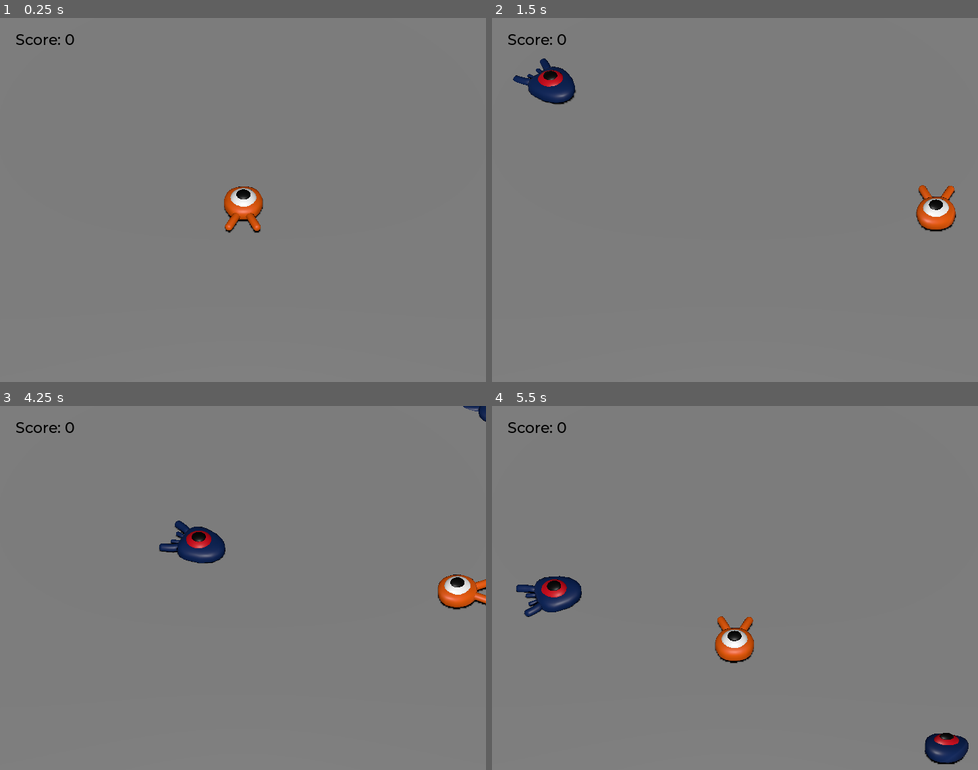
Above: before the commit, frames 1-4 (two rows, left to right).
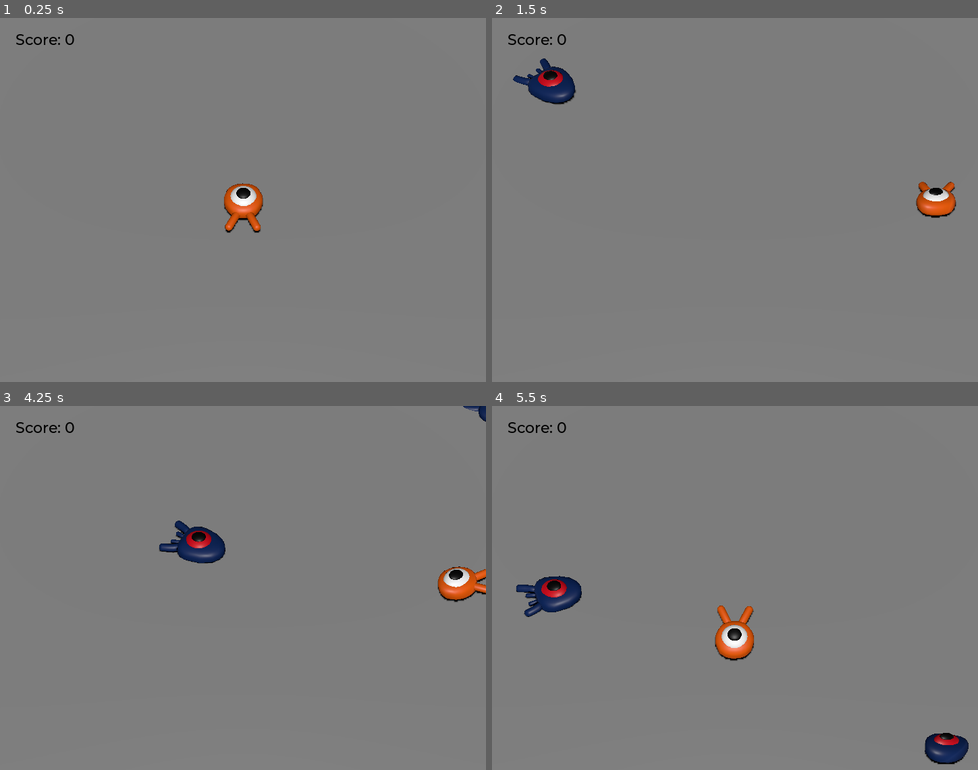
Above: after the commit, the same moments.

Repository: jcarnaxide/squash-the-creeps
Game: Godot game, scene res://src/Main.tscn
The game is run twice, just before and just after one commit, with the same random seed, the same clock (stepped at 60 frames per second) and the same inputs.
Inputs:
- Up to frame 1 (0.25 s): no input
- Up to frame 2 (1.5 s): tap Enter (ui_accept) at 0.5 s; hold Right (move_right) 0.53-1.28 s; tap Space (jump) at 0.6, 0.77, 1.07, 1.35 s; hold Down (move_back) from 1.28 s (still down)
- Up to frame 3 (4.25 s): tap Space (jump) at 1.52, 1.82, 2.1, 2.85, 3.02, 3.32, 3.6, 3.77, 4.07 s; release Down (move_back) at 2.03 s; hold Right (move_right) 2.03-2.78 s; hold Up (move_forward) 2.78-3.53 s; hold Left (move_left) from 3.53 s (still down)
- Up to frame 4 (5.5 s): tap Space (jump) at 4.35, 4.52, 4.82, 5.1 s; release Left (move_left) at 5.03 s; hold Down (move_back) from 5.03 s (still down)

The runs differ from the first frame. In frame 1, 0.3% of the frame differs, in the area x 46-55%, y 45-60%; in frame 2, 0.9%, in the area x 87-96%, y 45-59%; in frame 3, 0.9%; in frame 4, 0.7%.

Commit message:
started animation, need to setup for mobs

Diff:
--- a/src/Player.gd
+++ b/src/Player.gd
@@ -34,6 +34,10 @@
 		direction = direction.normalized()
 		$Pivot.look_at(position + direction, Vector3.UP)
 
+		$AnimationPlayer.speed_scale = 4
+	else:
+		$AnimationPlayer.speed_scale = 1
+
 	# Ground Velocity
 	target_velocity.x = direction.x * speed
 	target_velocity.z = direction.z * speed
@@ -64,6 +68,8 @@
 				mob.squash()
 				target_velocity.y = bounce_impulse
 
+	$Pivot.rotation.x = PI / 6 * velocity.y / jump_impulse
+
 	# Moving the Character
 	velocity = target_velocity
 	move_and_slide()
--- a/src/Player.tscn
+++ b/src/Player.tscn
@@ -9,6 +9,68 @@
 [sub_resource type="CylinderShape3D" id="CylinderShape3D_08bcv"]
 height = 0.326644
 radius = 1.2658
+
+[sub_resource type="Animation" id="Animation_lwip8"]
+resource_name = "float"
+length = 1.2
+loop_mode = 1
+tracks/0/type = "value"
+tracks/0/imported = false
+tracks/0/enabled = true
+tracks/0/path = NodePath("Pivot/Character:position")
+tracks/0/interp = 1
+tracks/0/loop_wrap = true
+tracks/0/keys = {
+"times": PackedFloat32Array(0.2, 0.7, 1.2),
+"transitions": PackedFloat32Array(0.392292, 2, 1),
+"update": 0,
+"values": [Vector3(0, 0, 0), Vector3(0, 0.65, 0), Vector3(0, 0.35, 0)]
+}
+tracks/1/type = "value"
+tracks/1/imported = false
+tracks/1/enabled = true
+tracks/1/path = NodePath("Pivot/Character:rotation")
+tracks/1/interp = 1
+tracks/1/loop_wrap = true
+tracks/1/keys = {
+"times": PackedFloat32Array(0.1, 0.5, 1.2),
+"transitions": PackedFloat32Array(0.392292, 0.466516, 1),
+"update": 0,
+"values": [Vector3(0, 0, 0), Vector3(0.139626, 0, 0), Vector3(-0.15708, 0, 0)]
+}
+
+[sub_resource type="Animation" id="Animation_66bv5"]
+length = 0.001
+tracks/0/type = "value"
+tracks/0/imported = false
+tracks/0/enabled = true
+tracks/0/path = NodePath("Pivot/Character:position")
+tracks/0/interp = 1
+tracks/0/loop_wrap = true
+tracks/0/keys = {
+"times": PackedFloat32Array(0),
+"transitions": PackedFloat32Array(1),
+"update": 0,
+"values": [Vector3(0, 0, 0)]
+}
+tracks/1/type = "value"
+tracks/1/imported = false
+tracks/1/enabled = true
+tracks/1/path = NodePath("Pivot/Character:rotation")
+tracks/1/interp = 1
+tracks/1/loop_wrap = true
+tracks/1/keys = {
+"times": PackedFloat32Array(0),
+"transitions": PackedFloat32Array(1),
+"update": 0,
+"values": [Vector3(0, 0, 0)]
+}
+
+[sub_resource type="AnimationLibrary" id="AnimationLibrary_6sbx7"]
+_data = {
+"RESET": SubResource("Animation_66bv5"),
+"float": SubResource("Animation_lwip8")
+}
 
 [node name="Player" type="CharacterBody3D"]
 collision_mask = 6
@@ -30,4 +92,10 @@
 transform = Transform3D(1, 0, 0, 0, 1, 0, 0, 0, 1, 0, 0.178423, 0)
 shape = SubResource("CylinderShape3D_08bcv")
 
+[node name="AnimationPlayer" type="AnimationPlayer" parent="."]
+autoplay = "float"
+libraries = {
+"": SubResource("AnimationLibrary_6sbx7")
+}
+
 [connection signal="body_entered" from="MobDetector" to="." method="_on_mob_detector_body_entered"]
Not shown: 1 places in src/Player.tscn that only renumber resources
